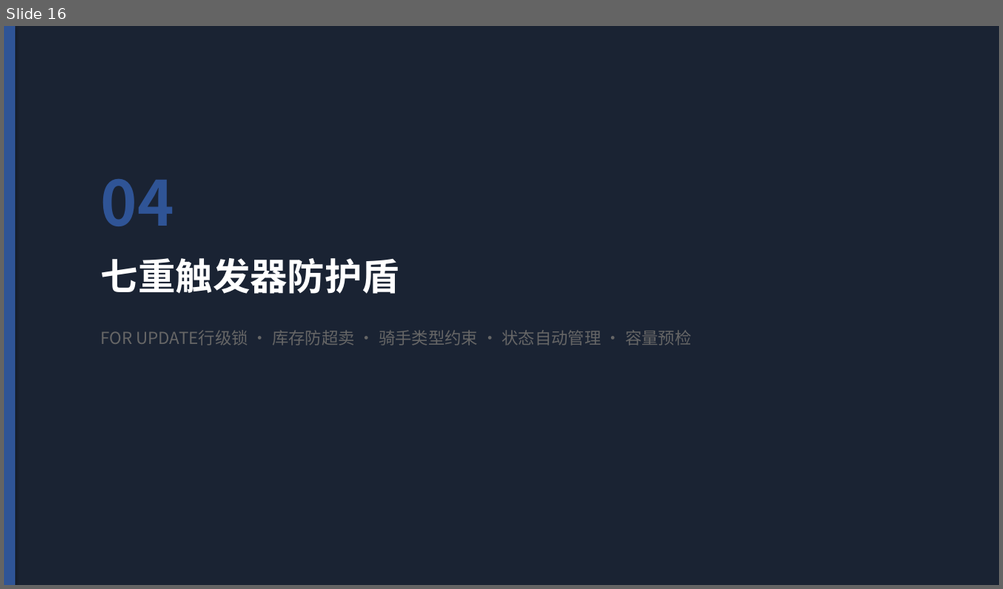
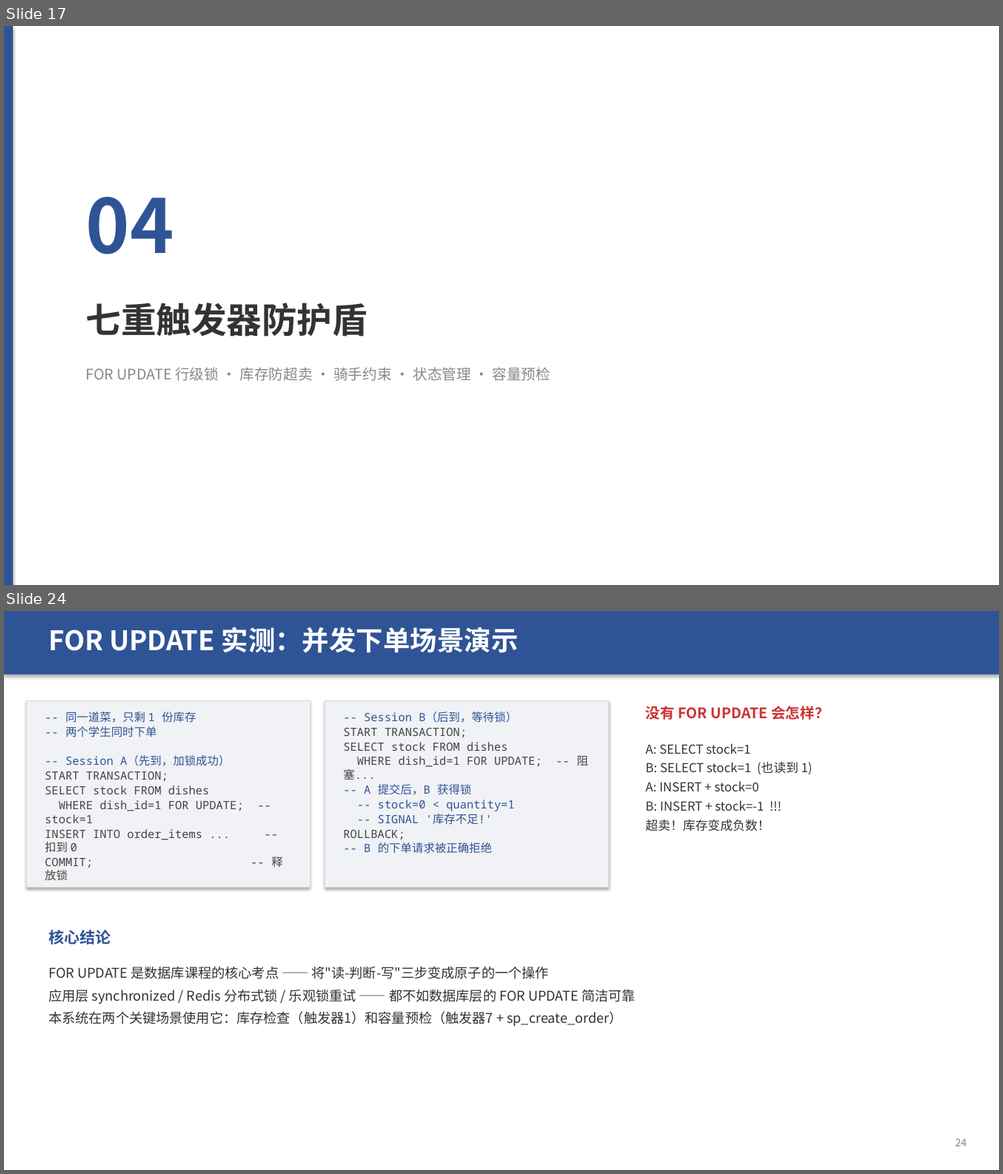
Before and after one commit to sou1maker/database, a slide deck: 校园外卖两段式配送系统_答辩汇报.pptx. Shown one above the other, each under a label of ours: slide 16 before the commit, slides 17 and 24 after it; the slides between them are not shown. The pictures are 1003x589 and 1003x1174 pixels, drawn with LibreOffice and Linux fonts; fonts in the diff are those of the drawing. Boxes give left, top, right and bottom in pixels: in the first picture for what was removed or moved away, otherwise in the second. Text is boxed around its words. In the diff, an @@ line names an element or a change of style, - is before the commit and + after.

```diff
--- a/校园外卖两段式配送系统_答辩汇报.pptx
+++ b/校园外卖两段式配送系统_答辩汇报.pptx
@@ slide 24 added at bbox=[4, 611, 999, 1170], background #FFFFFF @@
@@ rectangle added at bbox=[4, 611, 999, 675], fill #2F5496 @@
@@ text added at bbox=[48, 627, 518, 653], 26 pt, text #FFFFFF, bold @@
+FOR UPDATE 实测：并发下单场景演示
@@ rectangle added at bbox=[26, 701, 310, 887], fill #F0F2F5, outline #DDDDDD 0.5 pt @@
@@ text added at bbox=[45, 712, 282, 880], 11 pt, text #444444 @@
+-- 同一道菜，只剩 1 份库存
+-- 两个学生同时下单
+-- Session A（先到，加锁成功）
+START TRANSACTION;
+SELECT stock FROM dishes
+WHERE dish_id=1 FOR UPDATE; -- stock=1
+INSERT INTO order_items ... -- 扣到 0
+COMMIT; -- 释放锁
@@ rectangle added at bbox=[325, 701, 609, 887], fill #F0F2F5, outline #DDDDDD 0.5 pt @@
@@ text added at bbox=[343, 712, 542, 854], 11 pt, text #444444 @@
+-- Session B（后到，等待锁）
+START TRANSACTION;
+SELECT stock FROM dishes
+WHERE dish_id=1 FOR UPDATE; -- 阻塞...
+-- A 提交后，B 获得锁
+-- stock=0 < quantity=1
+-- SIGNAL '库存不足!'
+ROLLBACK;
+-- B 的下单请求被正确拒绝
@@ text added at bbox=[646, 706, 828, 720], 14 pt, text #CC3333, bold @@
+没有 FOR UPDATE 会怎样？
@@ text added at bbox=[646, 743, 812, 832], 12 pt, text #333333 @@
+A: SELECT stock=1
+B: SELECT stock=1 (也读到 1)
+A: INSERT + stock=0
+B: INSERT + stock=-1 !!!
+超卖！库存变成负数！
@@ text added at bbox=[48, 930, 111, 945], 15 pt, text #2F5496, bold @@
+核心结论
@@ text added at bbox=[48, 966, 636, 1026], 13 pt, text #333333 @@
+FOR UPDATE 是数据库课程的核心考点 —— 将"读-判断-写"三步变成原子的一个操作
+应用层 synchronized / Redis 分布式锁 / 乐观锁重试 —— 都不如数据库层的 FOR UPDATE 简洁可靠
+本系统在两个关键场景使用它：库存检查（触发器1）和容量预检（触发器7 + sp_create_order）
@@ text added at bbox=[955, 1139, 967, 1147], 10 pt, text #888888 @@
+24
@@ what was slide 16 is now slide 17 @@
@@ slide 17 changed as well @@
@@ rectangle removed at bbox=[4, 26, 999, 585] @@
@@ text "04": place and size @@
-text "04" at bbox=[101, 179, 174, 227]
+text "04" at bbox=[86, 197, 174, 255]
@@ text "04" at bbox=[86, 197, 174, 255]: size 60 to 72 pt @@
@@ text "七重触发器防护盾": place and size @@
-text "七重触发器防护盾" at bbox=[101, 258, 399, 294]
+text "七重触发器防护盾" at bbox=[86, 303, 367, 337]
@@ text "七重触发器防护盾" at bbox=[86, 303, 367, 337]: size 36 to 34 pt, text colour #FFFFFF to #333333 @@
@@ text at bbox=[86, 367, 550, 381]: text changed; size 16 to 14 pt; text colour #666666 to #888888 @@
-FOR UPDATE行级锁 · 库存防超卖 · 骑手类型约束 · 状态自动管理 · 容量预检
+FOR UPDATE 行级锁 · 库存防超卖 · 骑手约束 · 状态管理 · 容量预检
```
Also in this commit, not shown: 23 other slides changed, 17 other slides added, 14 slides removed, 1 other file.
